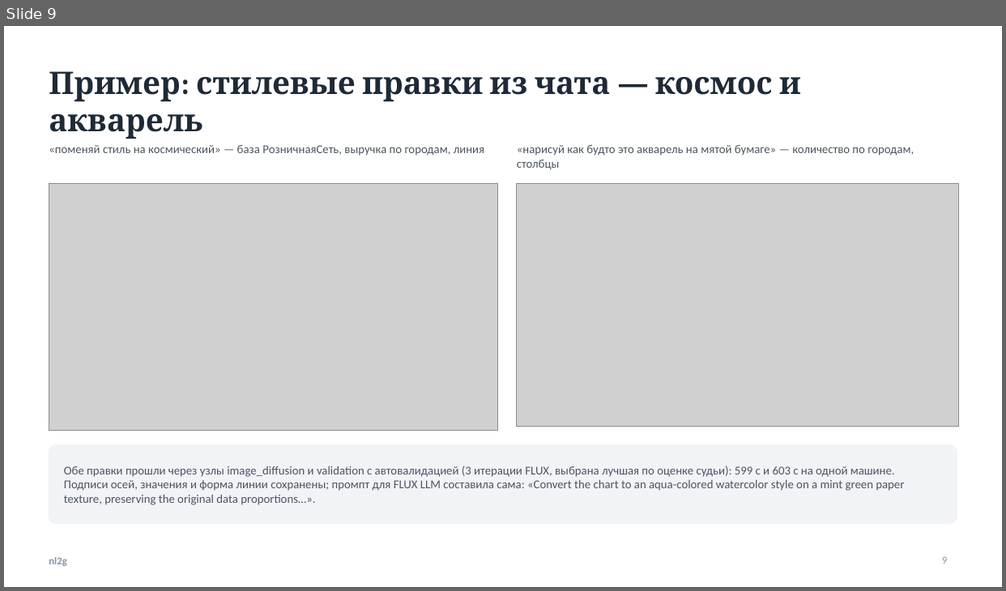
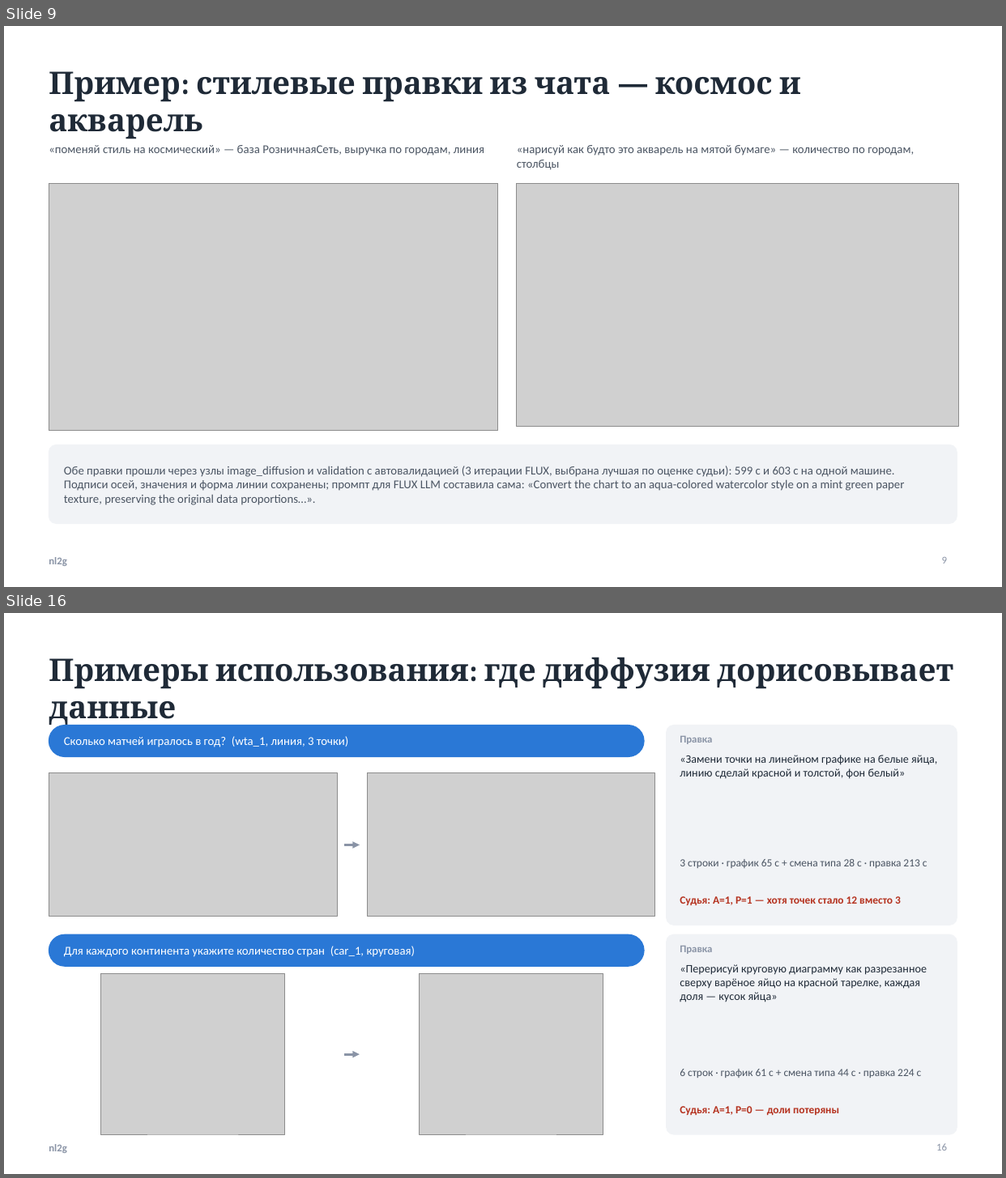
Before and after one commit to kocharyandr/nl2g, a slide deck: docs/presentation_final.pptx. Shown one above the other, each under a label of ours: slide 9 before the commit, slides 9 and 16 after it; the slides between them are not shown. The pictures are 1006x591 and 1006x1178 pixels, drawn with LibreOffice and Linux fonts; fonts in the diff are those of the drawing; grey boxes stand for pictures. Boxes give left, top, right and bottom in pixels: in the first picture for what was removed or moved away, otherwise in the second. Text is boxed around its words. In the diff, an @@ line names an element or a change of style, - is before the commit and + after.

```diff
--- a/docs/presentation_final.pptx
+++ b/docs/presentation_final.pptx
@@ slide 16 added at (4, 613, 1002, 1174), background #FFFFFF; not listed: 1 template element that a slide beside it also shows @@
@@ title added at (49, 657, 953, 727), 30 pt, text #1F2A37, bold @@
+Примеры использования: где диффузия дорисовывает данные
@@ rounded rectangle added at (49, 726, 644, 756), fill #2A78D6, outline #2A78D6 1 pt @@
@@ rounded rectangle added at (667, 726, 957, 925), fill #F1F3F6, outline #F1F3F6 1 pt @@
@@ text added at (64, 736, 349, 747), 11.5 pt, text #FFFFFF @@
+Сколько матчей игралось в год? (wta_1, линия, 3 точки)
@@ text added at (680, 736, 712, 744), 10 pt, text #8A94A6, bold @@
+Правка
@@ text added at (680, 755, 937, 779), 11 pt, text #1F2A37 @@
+«Замени точки на линейном графике на белые яйца, линию сделай красной и толстой, фон белый»
@@ picture added at (49, 773, 337, 916) @@
@@ picture added at (367, 773, 655, 916) @@
@@ arrow added from (345, 845) to (360, 845), #8A94A6 2.25 pt @@
@@ text added at (680, 859, 927, 868), 10.5 pt, text #4B5563 @@
+3 строки · график 65 с + смена типа 28 с · правка 213 с
@@ text added at (680, 897, 901, 905), 10.5 pt, text #B5321F, bold @@
+Судья: A=1, P=1 — хотя точек стало 12 вместо 3
@@ rounded rectangle added at (49, 935, 644, 966), fill #2A78D6, outline #2A78D6 1 pt @@
@@ text added at (64, 946, 415, 957), 11.5 pt, text #FFFFFF @@
+Для каждого континента укажите количество стран (car_1, круговая)
@@ rounded rectangle added at (667, 935, 957, 1135), fill #F1F3F6, outline #F1F3F6 1 pt @@
@@ text added at (680, 946, 712, 954), 10 pt, text #8A94A6, bold @@
+Правка
@@ picture added at (101, 973, 286, 1135) @@
@@ picture added at (420, 973, 603, 1135) @@
@@ text added at (680, 965, 927, 1003), 11 pt, text #1F2A37 @@
+«Перерисуй круговую диаграмму как разрезанное сверху варёное яйцо на красной тарелке, каждая доля — кусок яйца»
@@ arrow added from (345, 1054) to (360, 1054), #8A94A6 2.25 pt @@
@@ text added at (680, 1069, 922, 1078), 10.5 pt, text #4B5563 @@
+6 строк · график 61 с + смена типа 44 с · правка 224 с
@@ text added at (680, 1106, 839, 1115), 10.5 pt, text #B5321F, bold @@
+Судья: A=1, P=0 — доли потеряны
@@ page number added at (936, 1144, 947, 1151), 10 pt, text #8A94A6 @@
+16
```
Also in this commit, not shown: 12 slides changed, 2 other slides added, 5 other files.
